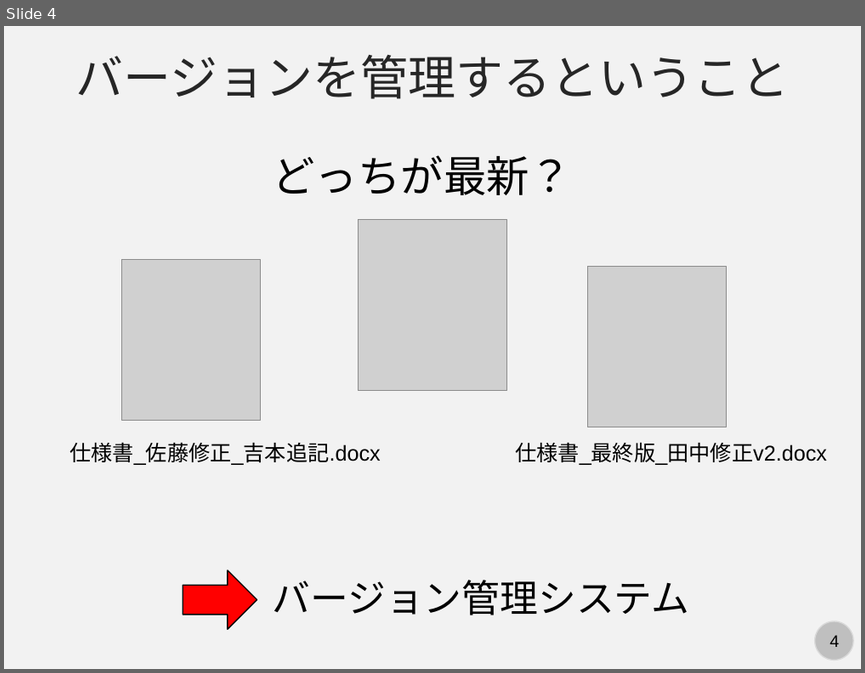
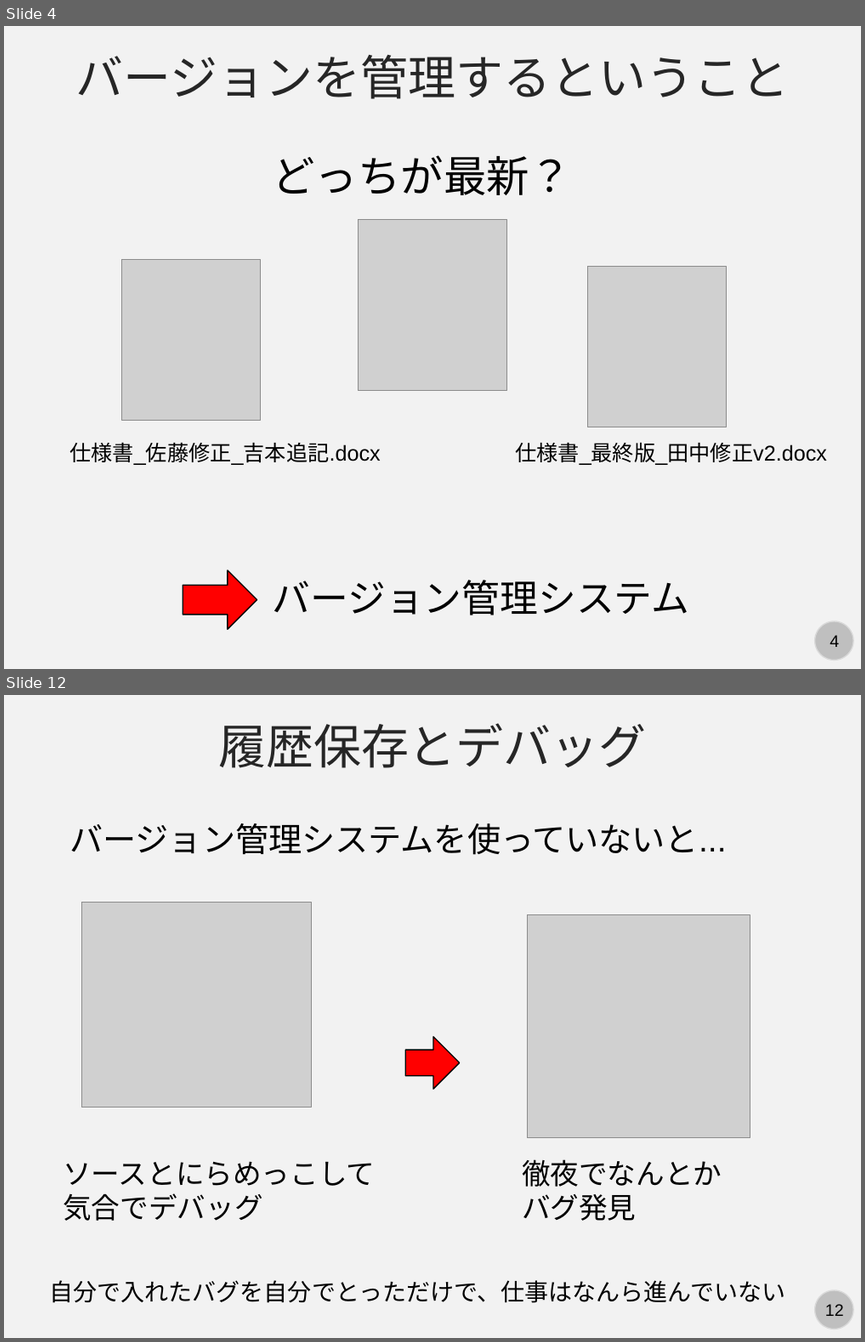
Before and after one commit to kaityo256/github, a slide deck: vcs/fig/slide.pptx. Shown one above the other, each under a label of ours: slide 4 before the commit, slides 4 and 12 after it; the slides between them are not shown. The pictures are 865x673 and 865x1342 pixels, drawn with LibreOffice and Linux fonts; fonts in the diff are those of the drawing; grey boxes stand for pictures. Boxes give left, top, right and bottom in pixels: in the first picture for what was removed or moved away, otherwise in the second. Text is boxed around its words. In the diff, an @@ line names an element or a change of style, - is before the commit and + after.

```diff
--- a/vcs/fig/slide.pptx
+++ b/vcs/fig/slide.pptx
@@ slide 12 added at (4,695,861,1338), background #F2F2F2; not listed: 2 template elements that a slide beside it also shows @@
@@ text added at (218,723,647,768), 40 pt, text #262626 @@
+履歴保存とデバッグ
@@ text added at (69,823,726,855), 28 pt, text #000000 @@
+バージョン管理システムを使っていないと...
@@ picture added at (82,902,312,1107) @@
@@ picture added at (527,915,749,1138) @@
@@ right arrow added at (406,1037,460,1089), fill #FF0000, outline #000000 1 pt @@
@@ text added at (63,1161,375,1220), 24 pt, text #000000 @@
+ソースとにらめっこして
+気合でデバッグ
@@ text added at (522,1159,721,1220), 24 pt, text #000000 @@
+徹夜でなんとか
+バグ発見
@@ text added at (50,1280,786,1303), 20 pt, text #000000 @@
+自分で入れたバグを自分でとっただけで、仕事はなんら進んでいない
```
Also in this commit, not shown: 1 slide changed, 8 other slides added, 1 slide removed.
